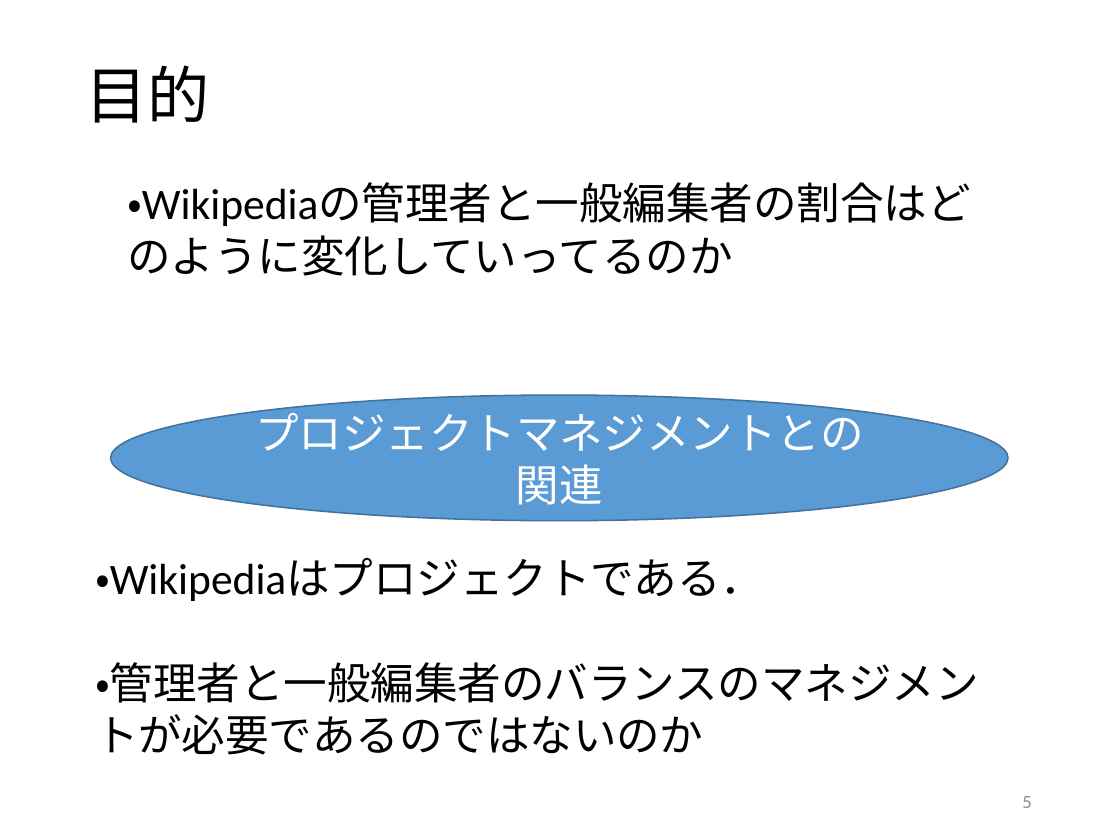
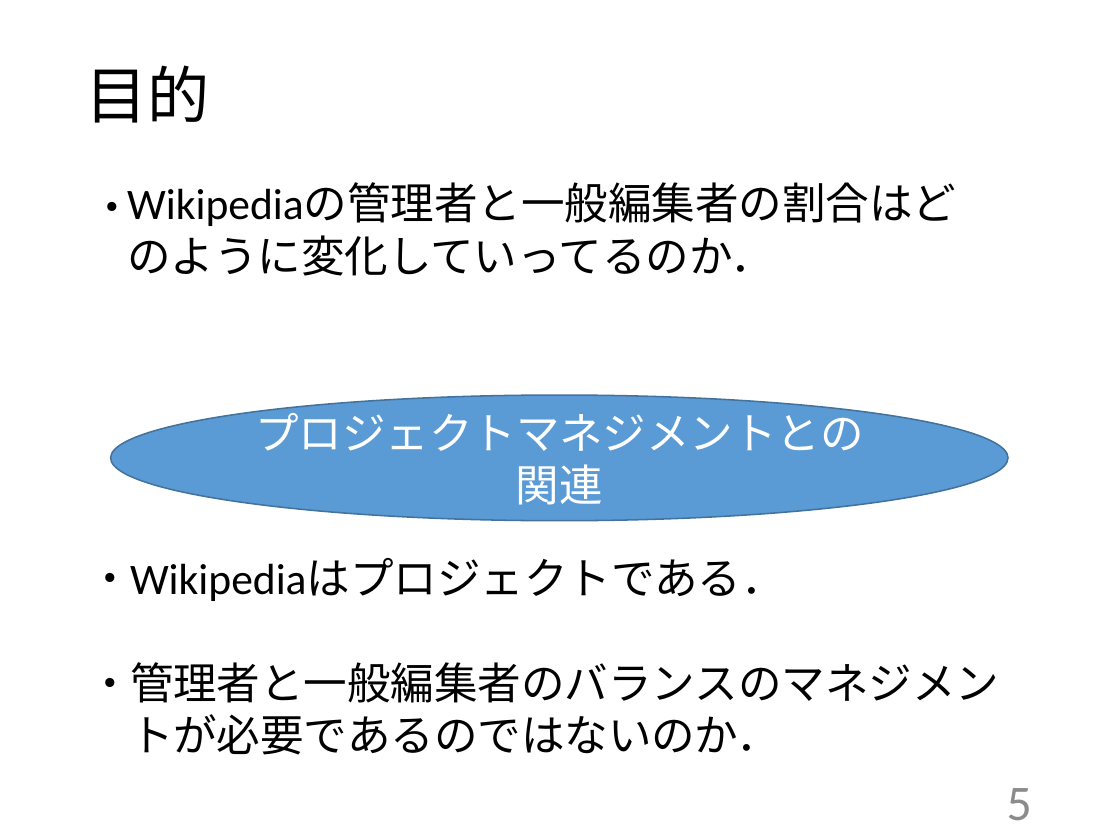
Before and after one commit to ishiiyasuyuki/me, a slide deck: slide 5 of 卒論最終発表パワポ/石井康之最終発表.pptx. Drawn at 1120x840 pixels with LibreOffice and Linux fonts; fonts in the diff are those of the drawing. Boxes give left, top, right and bottom in pixels: in the first picture for what was removed or moved away, otherwise in the second. Text is boxed around its words. In the diff, an @@ line names an element or a change of style, - is before the commit and + after.

```diff
--- a/卒論最終発表パワポ/石井康之最終発表.pptx
+++ b/卒論最終発表パワポ/石井康之最終発表.pptx
@@ text added at (x1=90, y1=191, x2=134, y2=213), 28 pt, text #000000 @@
+・
@@ text at (x1=127, y1=182, x2=971, y2=226): text changed @@
-・Wikipediaの管理者と一般編集者の割合はどのように変化していってるのか
+Wikipediaの管理者と一般編集者の割合はどのように変化していってるのか．
@@ text added at (x1=89, y1=566, x2=133, y2=687), 28 pt, text #000000 @@
+・
+・
@@ text at (x1=130, y1=558, x2=999, y2=755): text changed @@
-・Wikipediaはプロジェクトである．
-・管理者と一般編集者のバランスのマネジメントが必要であるのではないのか
+Wikipediaはプロジェクトである．
+管理者と一般編集者のバランスのマネジメントが必要であるのではないのか．
@@ page number at (x1=1007, y1=788, x2=1032, y2=820): size 12 to 32 pt @@
```
Also in this commit, not shown: 7 other slides changed, 4 slides added.
